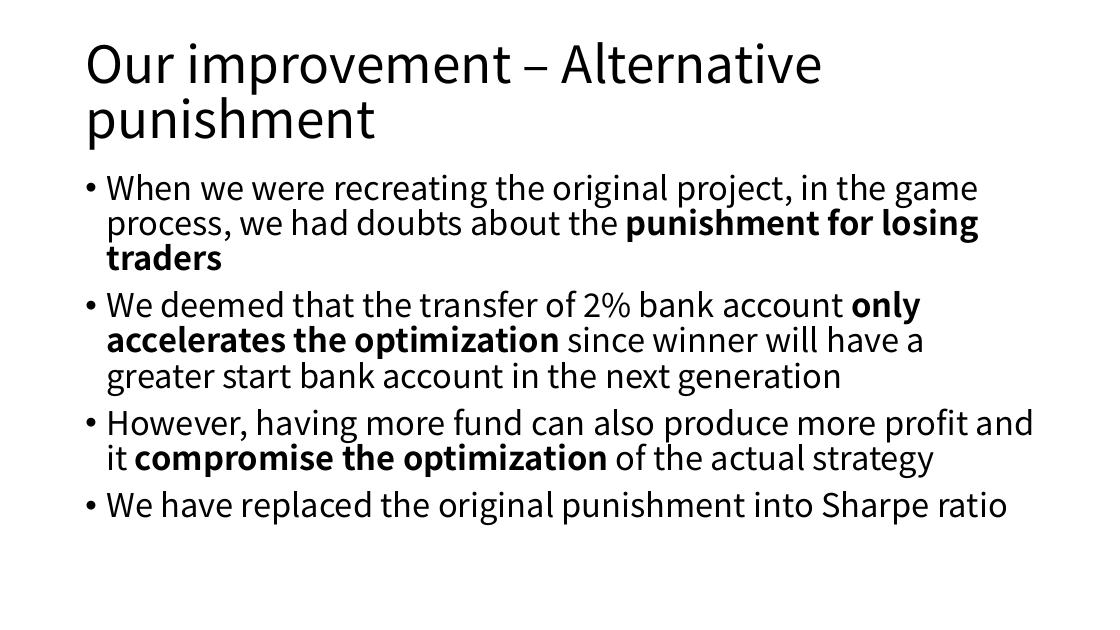
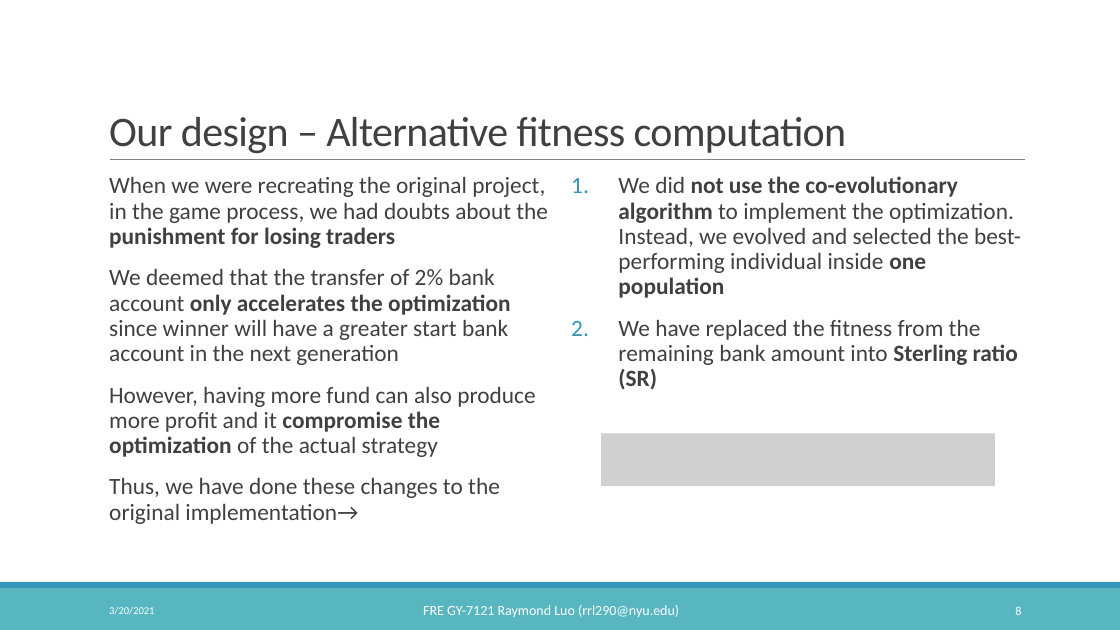
Before and after one commit to Emma3434/FRE-7121-Final-Project, a slide deck: slide 8 of 7121 Statistical Arbitrage Final Project.pptx (slide 7 before the commit). Drawn at 1120x630 pixels with LibreOffice and Linux fonts; fonts in the diff are those of the drawing; grey boxes stand for pictures. Boxes give left, top, right and bottom in pixels: in the first picture for what was removed or moved away, otherwise in the second. Text is boxed around its words. In the diff, an @@ line names an element or a change of style, - is before the commit and + after.

```diff
--- a/7121 Statistical Arbitrage Final Project.pptx
+++ b/7121 Statistical Arbitrage Final Project.pptx
@@ title "Our design – Alternative fitness ..." at (109,117,846,153): vertical alignment middle to bottom @@
@@ title at (109,117,846,153): text changed; size 44 to 36 pt; font Noto Sans CJK SC to Calibri; text colour #000000 to #404040 @@
-Our improvement – Alternative punishment
+Our design – Alternative fitness computation
@@ text at (109,177,548,457): size 28 to 20 pt, font Noto Sans CJK SC to Calibri, text colour #000000 to #404040 in "When we were recreating the original project, ...", "We deemed that the transfer of 2% ...", "However, having more fund can also produce ..."; bullet • to  ; more space between paragraphs @@
@@ line added from (110, 160) to (1026, 160), #808080 0.5 pt @@
@@ text added at (618,176,1021,390), 20 pt, text #404040 @@
+1. We did not use the co-evolutionary algorithm to implement the optimization. Instead, we evolved and selected the best-performing individual inside one population
+2. We have replaced the fitness from the remaining bank amount into Sterling ratio (SR)
@@ picture added at (602,434,996,486) @@
@@ text at (109,478,500,524): text changed; size 28 to 20 pt; font Noto Sans CJK SC to Calibri; text colour #000000 to #404040 @@
-• We have replaced the original punishment into Sharpe ratio
+  Thus, we have done these changes to the original implementation→
@@ rectangle added at (0,588,1120,630), fill #58B6C0 @@
@@ rectangle added at (0,582,1120,588), fill #3494BA @@
@@ text added at (109,607,154,615), 9 pt, text #FFFFFF @@
+3/20/2021
@@ text added at (423,605,679,617), 12 pt, text #FFFFFF @@
+FRE GY-7121 Raymond Luo (rrl290@nyu.edu)
@@ page number added at (1015,606,1021,615), 10.5 pt, text #FFFFFF @@
+8
```
Also in this commit, not shown: 6 other slides changed, 6 slides added, 2 slides removed, 2 other files.
